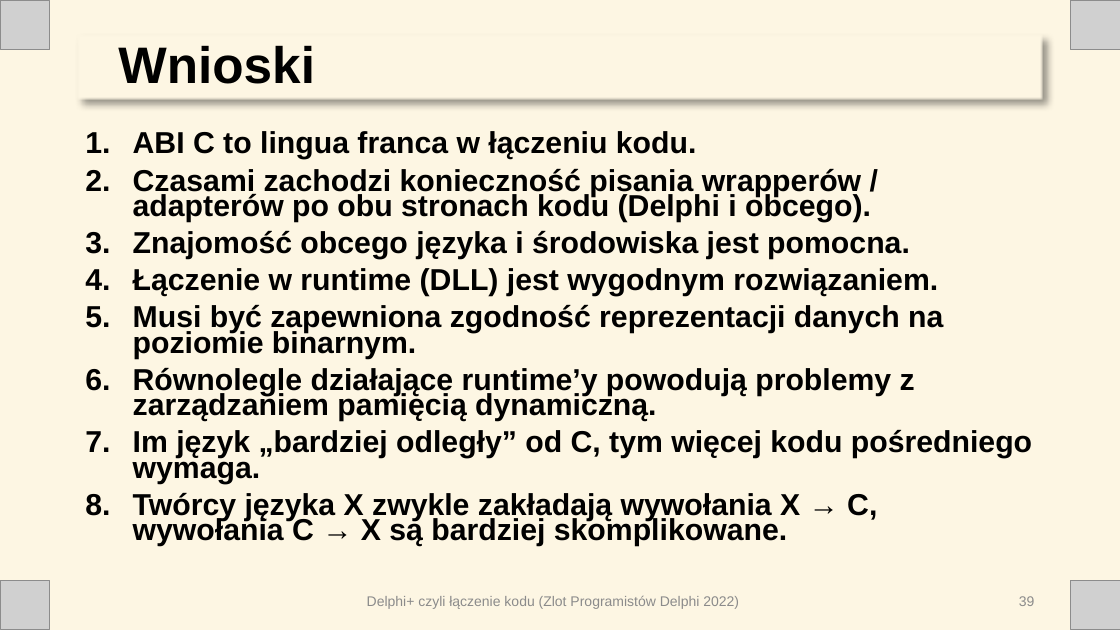
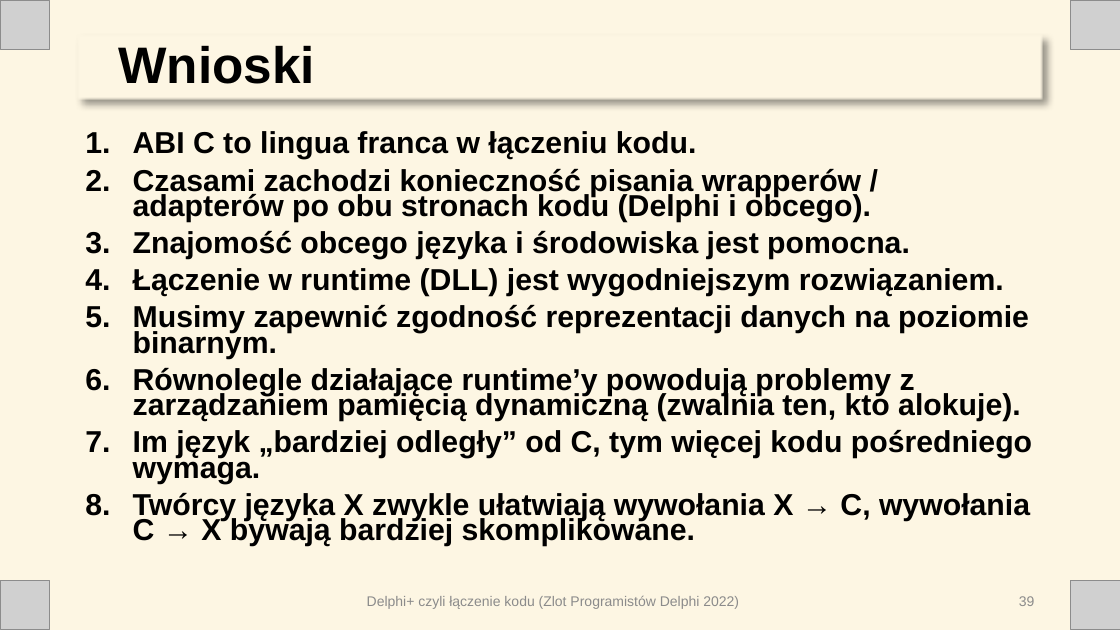
Before and after one commit to ttyrakow/zlot22, a slide deck: slide 39 of prezentacja/DelphiPlus.pptx. Drawn at 1120x630 pixels with LibreOffice and Linux fonts; fonts in the diff are those of the drawing; grey boxes stand for pictures. Boxes give left, top, right and bottom in pixels: in the first picture for what was removed or moved away, otherwise in the second. Text is boxed around its words. In the diff, an @@ line names an element or a change of style, - is before the commit and + after.

```diff
--- a/prezentacja/DelphiPlus.pptx
+++ b/prezentacja/DelphiPlus.pptx
@@ text at [133,268,1029,421]: text changed @@
-4. Łączenie w runtime (DLL) jest wygodnym rozwiązaniem.
-5. Musi być zapewniona zgodność reprezentacji danych na poziomie binarnym.
-6. Równolegle działające runtime’y powodują problemy z zarządzaniem pamięcią dynamiczną.
+4. Łączenie w runtime (DLL) jest wygodniejszym rozwiązaniem.
+5. Musimy zapewnić zgodność reprezentacji danych na poziomie binarnym.
+6. Równolegle działające runtime’y powodują problemy z zarządzaniem pamięcią dynamiczną (zwalnia ten, kto alokuje).
@@ text at [133,492,1030,546]: text changed @@
-8. Twórcy języka X zwykle zakładają wywołania X → C, wywołania C → X są bardziej skomplikowane.
+8. Twórcy języka X zwykle ułatwiają wywołania X → C, wywołania C → X bywają bardziej skomplikowane.
```
Also in this commit, not shown: 5 other slides changed, 10 other files.
